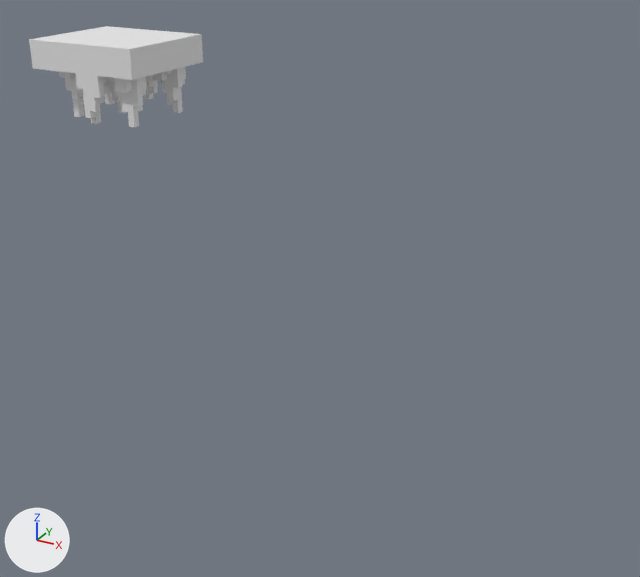
What one commit did to the OBJ model Assets/CatBoy Assets/Nivel Nevado/Modelos 3D/FLOORS/Floors-0.obj.
Camera for both pictures: a 50 mm camera at (2.52, -10.03, 8.6) aimed at (-2.97, -0.05, 3.61). The lights are fixed; the arrows at lower left show +X, +Y and +Z. Where no turn or scale is listed for an object, it has been applied to the vertices. Vertices at the same position are counted once.

In view in the first picture: 'Untitled'.
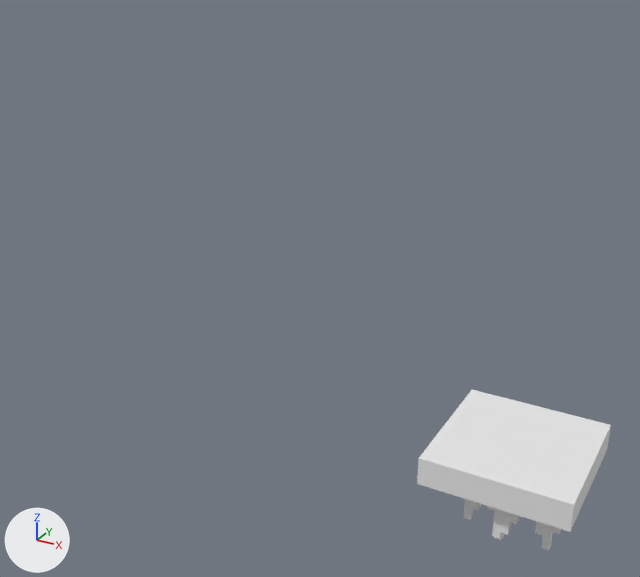
Location of each change, [x1, y1, x2, y2] in pixels of the pictures (640 x 577 px; the box of a moved part takes in the faces that stretch with it):
'Untitled', reshaped (11% wider, 59% taller): before [29, 26, 203, 127]; after [417, 390, 611, 551]
part 1 of me_untitled, moved or reshaped (not visible afterwards): before [29, 40, 97, 76]
part 2 of me_untitled, moved or reshaped: before [59, 67, 186, 127]; after [463, 499, 561, 551]
part 3 of me_untitled, moved or reshaped: before [29, 26, 132, 80]; after [417, 390, 574, 532]
part 4 of me_untitled, moved or reshaped: before [106, 26, 203, 80]; after [473, 390, 611, 532]

What changed in the scene script:
```text
Change me_untitled:
    where me_untitled.from_pydata(...)  # 372 vertices, 740 faces; spans x -7.2..-5.4, y -0.8..0.8, z 5.7..6.8
    used by ob_untitled; location = (0.0, 0.0, 0.0)
    me_untitled part 1: all 2 vertices in x -7.2, y -0.8, z 6.4..6.8 are moved by (6.2, -0.2, -4.8)
    me_untitled part 2: all 364 vertices in x -7.1..-5.5, y -0.8..0.8, z 5.7..6.4 are moved by (6.3, 0.0, -4.8)
    me_untitled part 3: all 2 vertices in x -5.4, y -0.8, z 6.4..6.8 are moved by (6.4, -0.2, -4.8)
    me_untitled part 4: all 2 vertices in x -5.4, y 0.8, z 6.4..6.8 are moved by (6.4, 0.2, -4.8)
```
